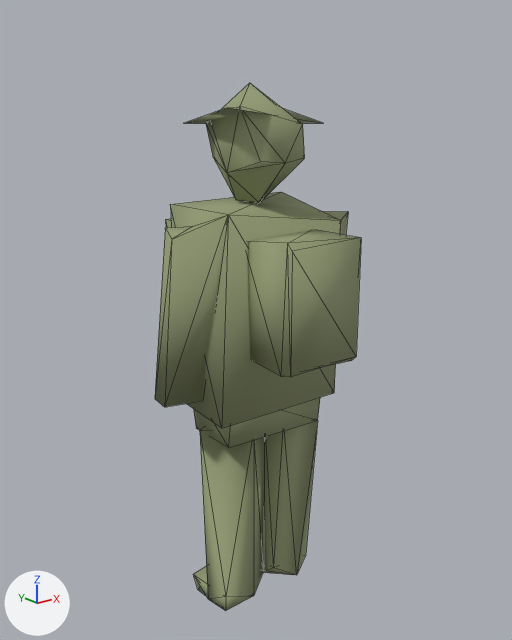
Before and after pictures for a commit that changed the glTF model assets/models/units/trooper_us.lod2.glb.
One viewpoint serves both versions: a camera (50 mm lens) standing at (-1.448, -1.801, 1.761) and looking at (0.003, 0.013, 1.036). Arrows for +X, +Y and +Z are at lower left; the lights stay in place. The older version comes first. Mesh edges are drawn as thin lines.
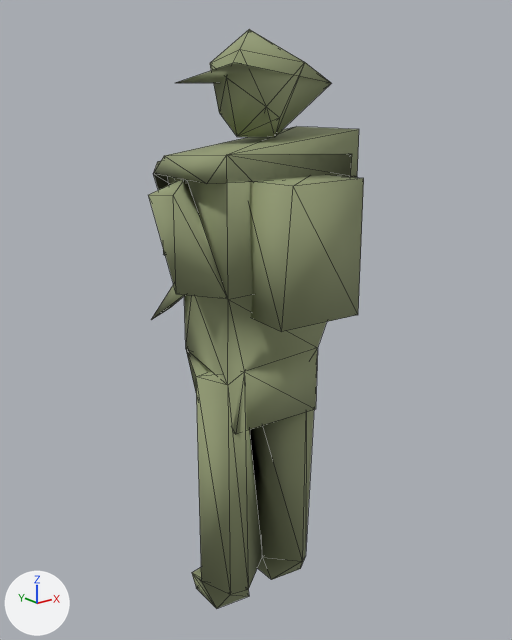
What changed in the scene script:
```text
Change me_mesh_0:
    used by ob_mesh_0; location = (0.0, 0.0, 0.0)
    remove me_mesh_0.from_pydata(...)  # 97 vertices, 194 faces; spans x -0.37..0.38, y -0.33..0.28, z -0.03..1.81
    add me_mesh_0.from_pydata(...)  # 96 vertices, 227 faces; spans x -0.4..0.37, y -0.33..0.32, z -0.03..1.96
    me_mesh_0 part 1: the loose piece of 8 vertices spanning x -0.19..0.19, y 0.12..0.28, z 1.07..1.37 is scaled about its middle by (0.834, 1.42, 1.4), then moved by (0.0, -0.42, 0.1)
    me_mesh_0 part 2: the loose piece of 55 vertices spanning x -0.37..0.38, y -0.15..0.15, z -0.03..1.44 is rebuilt with 68 vertices and now spans x -0.4..0.37, y -0.16..0.32, z -0.03..1.67
    me_mesh_0 part 3: a new loose piece of 20 vertices spanning x -0.2..0.18, y -0.14..0.16, z 1.65..1.96, in mat_trooper_us (greyish green #959e76)
    me_mesh_0 part 4: the loose piece of 11 vertices spanning x -0.16..0.16, y -0.33..-0.11, z 0.95..1.37 is deleted
    me_mesh_0 part 5: the loose piece of 4 vertices spanning x -0.2..0.2, y -0.11..0.15, z 1.69..1.74 is deleted
    me_mesh_0 part 6
    19 vertices are removed from x -0.14..0.15, y -0.15..0.15, z 1.43..1.81
    46 faces are deleted
```

Boxes [x1, y1, x2, y2] around the edits, measured in the pictures (512 x 640 px; the box of a moved part takes in the faces that stretch with it):
'Mesh_0', reshaped (10% taller)
    before: [155, 83, 361, 611]
    after: [148, 29, 364, 609]
part 1 of me_mesh_0, moved or reshaped (mostly hidden before)
    before: [166, 219, 171, 228]
    after: [249, 175, 364, 332]
part 2 of me_mesh_0, rebuilt (9% wider, 15% taller)
    before: [155, 192, 348, 611]
    after: [148, 126, 359, 609]
part 3 of me_mesh_0, added
    after: [176, 29, 331, 137]
part 4 of me_mesh_0, deleted
    before: [247, 230, 361, 377]
part 5 of me_mesh_0, deleted
    before: [186, 107, 322, 123]
part 6 of me_mesh_0, deleted
    before: [206, 83, 304, 204]
